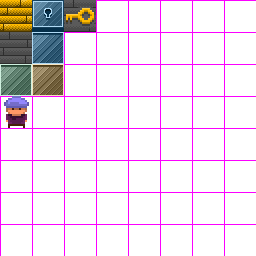
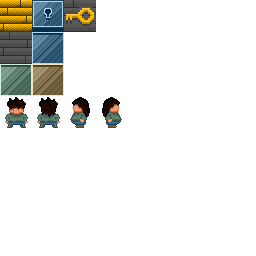
Layers edited between the first and the second 256x256 image:
added group "Player" (1st of 2) with 5 layers above "Key" over [4,96,122,128]
hid "Player" (2nd of 2, in "Player"), moved it into group "Player" over [4,96,29,128]
added layer "Player Front" in group "Player" over [5,97,28,128]
added layer "Player Side Right" in group "Player" over [81,97,122,128]
added layer "Player Side Left" in group "Player" over [70,97,90,128]
added layer "Player Back" in group "Player" over [37,97,60,128]
hid "Background" over [0,0,256,256]
